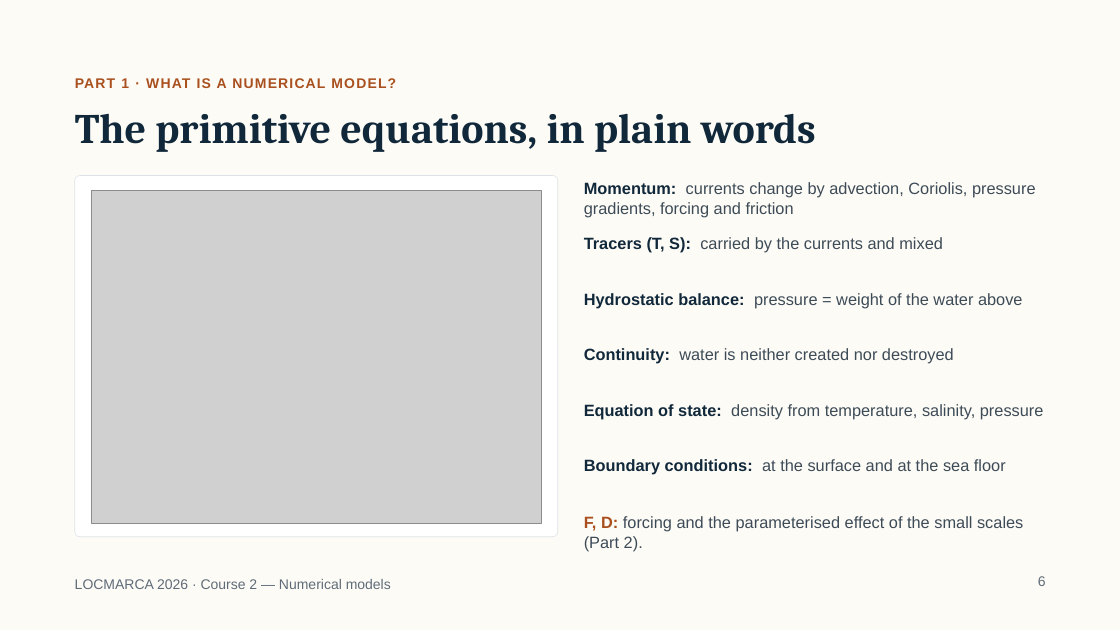
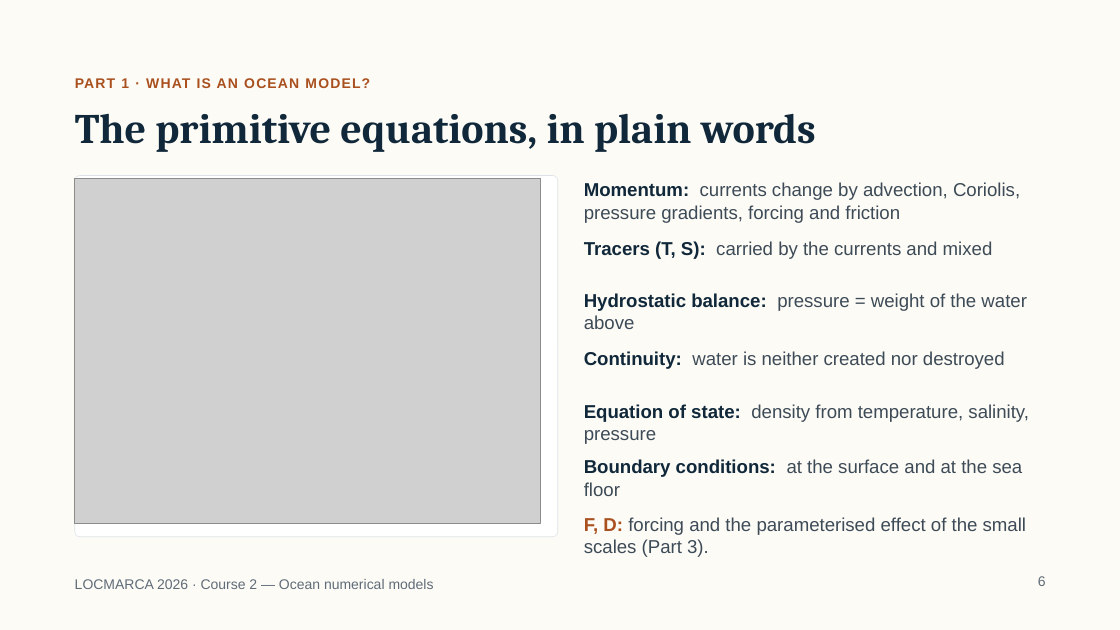
Before and after one commit to gcambon/script-locmarca, a slide deck: slide 6 of Courses/02_course_numerical_models.pptx. Drawn at 1120x630 pixels with LibreOffice and Linux fonts; fonts in the diff are those of the drawing; grey boxes stand for pictures. Boxes give left, top, right and bottom in pixels: in the first picture for what was removed or moved away, otherwise in the second. Text is boxed around its words. In the diff, an @@ line names an element or a change of style, - is before the commit and + after.

Commit message:
Update course ...

```diff
--- a/Courses/02_course_numerical_models.pptx
+++ b/Courses/02_course_numerical_models.pptx
@@ text at <box>75,78,370,88</box>: text changed @@
-PART 1 · WHAT IS A NUMERICAL MODEL?
+PART 1 · WHAT IS AN OCEAN MODEL?
@@ picture: place and size @@
-picture at <box>92,191,541,523</box>
+picture at <box>74,178,541,523</box>
@@ size 14 to 16 pt in 6 elements at <box>584,182,1020,223</box>, <box>584,293,1026,329</box>, <box>584,404,1029,444</box>, <box>584,459,1022,496</box>, <box>584,241,993,259</box>, <box>584,351,1005,369</box> @@
@@ text at <box>584,517,1026,557</box>: text changed; size 14 to 16 pt @@
-F, D: forcing and the parameterised effect of the small scales (Part 2).
+F, D: forcing and the parameterised effect of the small scales (Part 3).
@@ text at <box>75,579,434,589</box>: text changed @@
-LOCMARCA 2026 · Course 2 — Numerical models
+LOCMARCA 2026 · Course 2 — Ocean numerical models
```
Also in this commit, not shown: 28 other slides changed, 7 slides added, 1 slide removed, 5 other files.
